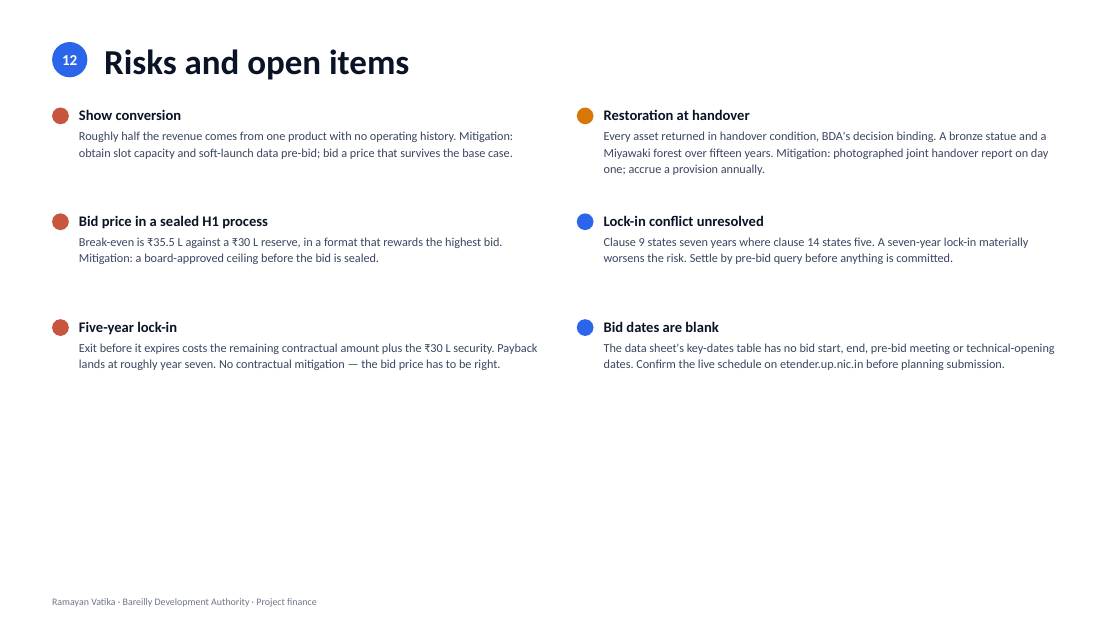
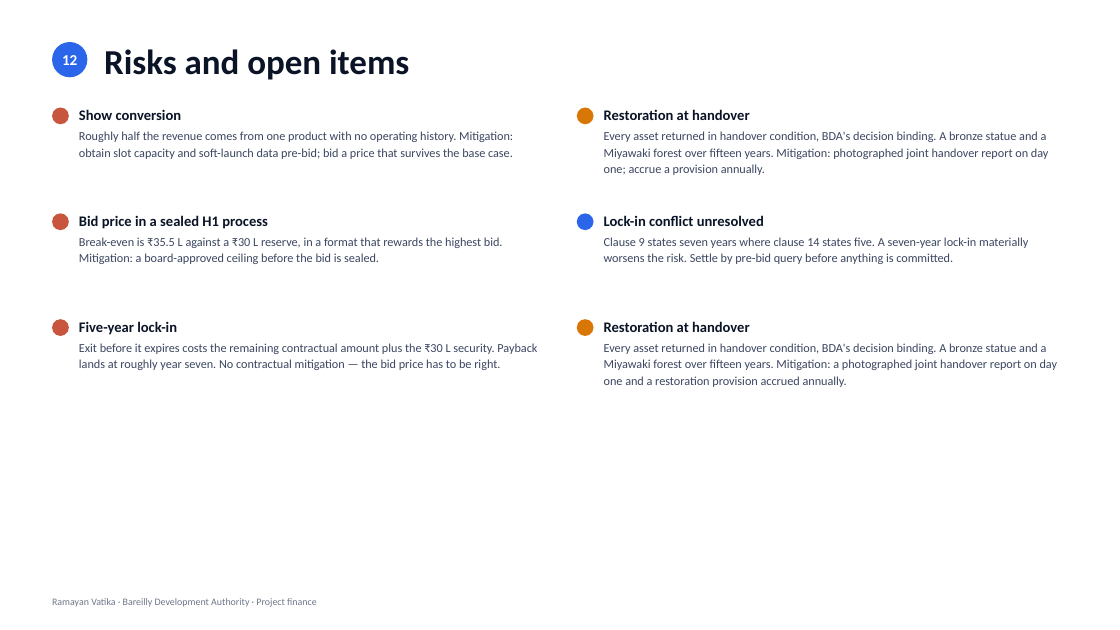
Before and after one commit to eodcfo/vappl-deck, a slide deck: slide 14 of pptx/EOD-Ramayan-Vatika-Project-Finance.pptx. Drawn at 1120x630 pixels with LibreOffice and Linux fonts; fonts in the diff are those of the drawing. Boxes give left, top, right and bottom in pixels: in the first picture for what was removed or moved away, otherwise in the second. Text is boxed around its words. In the diff, an @@ line names an element or a change of style, - is before the commit and + after.

```diff
--- a/pptx/EOD-Ramayan-Vatika-Project-Finance.pptx
+++ b/pptx/EOD-Ramayan-Vatika-Project-Finance.pptx
@@ ellipse at bbox=[577, 319, 594, 336]: fill #2B66EA to #D97706 @@
@@ text at bbox=[604, 321, 750, 332]: text changed @@
-Bid dates are blank
+Restoration at handover
@@ text at bbox=[604, 343, 1058, 387]: text changed @@
-The data sheet's key-dates table has no bid start, end, pre-bid meeting or technical-opening dates. Confirm the live schedule on etender.up.nic.in before planning submission.
+Every asset returned in handover condition, BDA's decision binding. A bronze statue and a Miyawaki forest over fifteen years. Mitigation: a photographed joint handover report on day one and a restoration provision accrued annually.
```
Also in this commit, not shown: 3 other slides changed, 14 other files.
